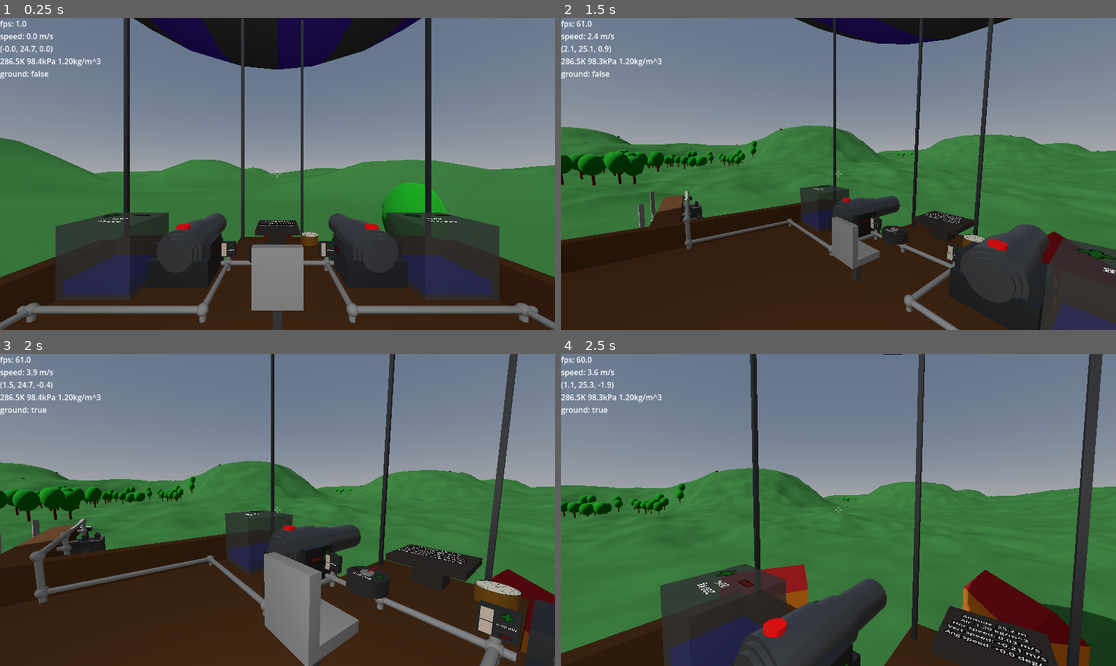
Above: before the commit, frames 1-4 (two rows, left to right).
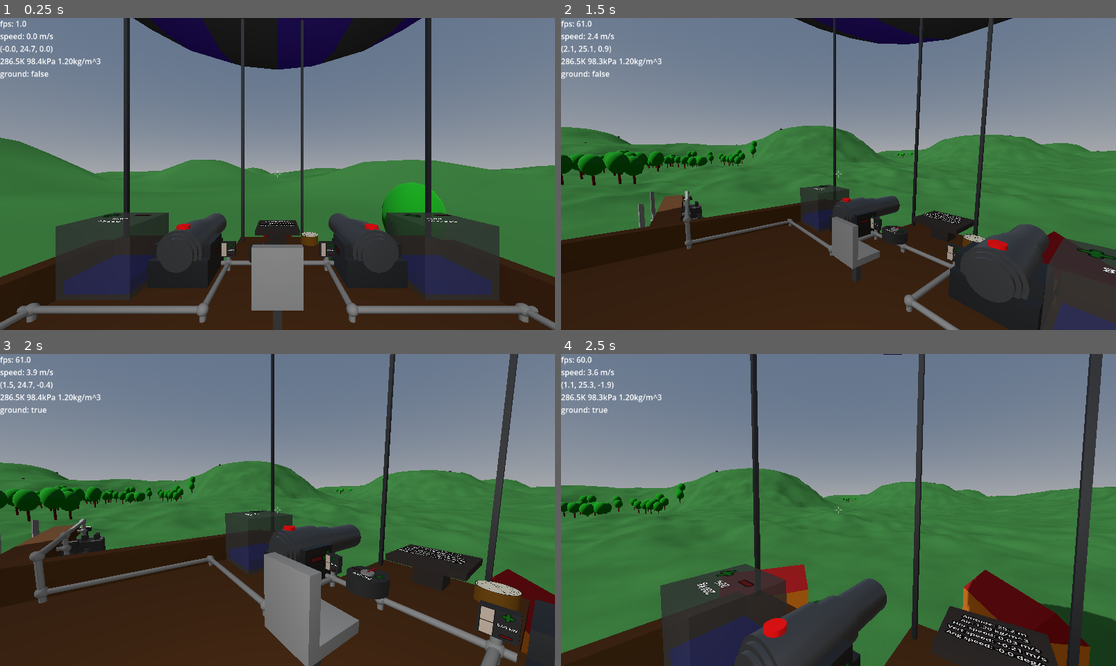
Above: after the commit, the same moments.

Repository: jmdejong/airships
Game: Godot game, scene res://scenes/world.tscn
The game is run twice, just before and just after one commit, with the same random seed, the same clock (stepped at 60 frames per second) and the same inputs.
Inputs (mouse positions are in pixels of both pictures, inside the frame that each line leads up to):
- Up to frame 1 (0.25 s): no input
- Up to frame 2 (1.5 s): move the mouse to (960, 158) at 0.52 s; hold D (right) 0.53-1.28 s; click (960, 158) at 0.6 s; move the mouse to (810, 174) at 1.27 s; hold W (forwards) from 1.28 s (still down); tap X (detach) at 1.35 s
- Up to frame 3 (2 s): keep holding W (forwards)
- Up to frame 4 (2.5 s): keep holding W (forwards); move the mouse to (849, 503) at 2.02 s; tap R (reel_in) at 2.1 s

Frame 1 is identical in both runs. In frame 2, 0.1% of the frame differs, in the area x 0-100%, y 0-100%; in frame 3, 0.8%; in frame 4, 0.5%.

Commit message:
fixed heli (sort of)

Diff:
--- a/scenes/ships/heli.tscn
+++ b/scenes/ships/heli.tscn
@@ -7,139 +7,143 @@
 [ext_resource type="PackedScene" uid="uid://b5dw13s3ysqsr" path="res://scenes/components/status_panel.tscn" id="5_8vjui"]
 [ext_resource type="PackedScene" uid="uid://cr366y43ta7n2" path="res://scenes/components/cable4m.tscn" id="6_2uvs7"]
 [ext_resource type="PackedScene" uid="uid://b222awqy5q2ev" path="res://scenes/components/wire_connect.tscn" id="7_ryf2q"]
+[ext_resource type="PackedScene" uid="uid://cjh526yhamjfg" path="res://scenes/components/life_anchor.tscn" id="7_s0jkg"]
 [ext_resource type="PackedScene" uid="uid://dg2lijml07p5x" path="res://scenes/components/wire_straight.tscn" id="8_gnvd4"]
 [ext_resource type="PackedScene" uid="uid://87gm1mtw3812" path="res://scenes/components/dial.tscn" id="9_gnvd4"]
 
-[node name="Heli" instance=ExtResource("1_rjgg3")]
+[node name="Heli" unique_id=1853105825 instance=ExtResource("1_rjgg3")]
 
-[node name="EngineHor" parent="Components" index="1" instance=ExtResource("3_8vjui")]
-transform = Transform3D(1.3113417e-07, -1, 0, 1, 1.3113417e-07, 0, 0, 0, 1, -1, 4.25, 1.5)
+[node name="EngineHor" parent="Components" index="1" unique_id=1544935973 instance=ExtResource("3_8vjui")]
+transform = Transform3D(1.3113417e-07, -1, 0, -4.371139e-08, -5.7320566e-15, 1, -1, -1.3113417e-07, -4.371139e-08, -1, 4.25, 2.5)
 power_channel = 1
 
-[node name="EngineHor2" parent="Components" index="2" instance=ExtResource("3_8vjui")]
-transform = Transform3D(1.3113417e-07, -1, 0, 1, 1.3113417e-07, 0, 0, 0, 1, -1, 4.25, -2.5)
+[node name="EngineHor2" parent="Components" index="2" unique_id=320025206 instance=ExtResource("3_8vjui")]
+transform = Transform3D(1.3113417e-07, -1, 0, -4.371139e-08, -5.7320566e-15, 1, -1, -1.3113417e-07, -4.371139e-08, -1, 4.25, -1.5)
 power_channel = 1
 
-[node name="EngineHor3" parent="Components" index="3" instance=ExtResource("3_8vjui")]
-transform = Transform3D(4.3711378e-08, 1, -8.74228e-08, 1, -4.3711378e-08, 7.6427436e-15, 3.82137e-15, -8.74228e-08, -1, 1, 4.25, -1.5)
+[node name="EngineHor3" parent="Components" index="3" unique_id=1769108174 instance=ExtResource("3_8vjui")]
+transform = Transform3D(4.3711378e-08, 1, -8.74228e-08, -4.3711392e-08, 8.74228e-08, 1, 1, -4.3711374e-08, 4.3711395e-08, 1, 4.25, -2.5)
 power_channel = 1
 
-[node name="EngineHor4" parent="Components" index="4" instance=ExtResource("3_8vjui")]
-transform = Transform3D(4.3711378e-08, 1, -8.74228e-08, 1, -4.3711378e-08, 7.6427436e-15, 3.82137e-15, -8.74228e-08, -1, 1, 4.25, 2.5)
+[node name="EngineHor4" parent="Components" index="4" unique_id=206506281 instance=ExtResource("3_8vjui")]
+transform = Transform3D(4.3711378e-08, 1, -8.74228e-08, -4.3711392e-08, 8.74228e-08, 1, 1, -4.3711374e-08, 4.3711395e-08, 1, 4.25, 1.5)
 power_channel = 1
 
-[node name="StatusPanel" parent="Components" index="5" instance=ExtResource("5_8vjui")]
-transform = Transform3D(1, 0, 0, 0, 1, 0, 0, 0, 1, -0.5, 0.5, -0.5)
+[node name="StatusPanel" parent="Components" index="5" unique_id=444742202 instance=ExtResource("5_8vjui")]
+transform = Transform3D(-4.371139e-08, 0, 1, 0, 1, 0, -1, 0, -4.371139e-08, -1.5, 0.5, 0.5)
 
-[node name="Frame" parent="Components" index="6" instance=ExtResource("4_2uvs7")]
+[node name="Frame" parent="Components" index="6" unique_id=1505122941 instance=ExtResource("4_2uvs7")]
 
-[node name="Floor" parent="Components/Frame" index="0" instance=ExtResource("2_2x7ye")]
+[node name="Floor" parent="Components/Frame" index="0" unique_id=1872707384 instance=ExtResource("2_2x7ye")]
 transform = Transform3D(1, 0, 0, 0, 1, 0, 0, 0, 1, -1.5, 0.5, -1.5)
 density = 100.0
 size = Vector3(3, 0.25, 3)
 mass_ = 450.0
 volume = 4.5
 
-[node name="WoodPanel4" parent="Components/Frame" index="1" instance=ExtResource("2_2x7ye")]
+[node name="WoodPanel4" parent="Components/Frame" index="1" unique_id=1631162809 instance=ExtResource("2_2x7ye")]
 transform = Transform3D(1, 0, 0, 0, 1, 0, 0, 0, 1, -1.5, 4.5, -1.5)
 density = 100.0
 size = Vector3(0.25, 0.25, 0.25)
 mass_ = 12.5
 volume = 0.125
 
-[node name="WoodPanel3" parent="Components/Frame" index="2" instance=ExtResource("2_2x7ye")]
+[node name="WoodPanel3" parent="Components/Frame" index="2" unique_id=2012194136 instance=ExtResource("2_2x7ye")]
 transform = Transform3D(1, 0, 0, 0, 1, 0, 0, 0, 1, 1.25, 4.5, -1.5)
 density = 100.0
 size = Vector3(0.25, 0.25, 0.25)
 mass_ = 12.5
 volume = 0.125
 
-[node name="WoodPanel2" parent="Components/Frame" index="3" instance=ExtResource("2_2x7ye")]
+[node name="WoodPanel2" parent="Components/Frame" index="3" unique_id=587718125 instance=ExtResource("2_2x7ye")]
 transform = Transform3D(1, 0, 0, 0, 1, 0, 0, 0, 1, 1.25, 4.5, 1.25)
 density = 100.0
 size = Vector3(0.25, 0.25, 0.25)
 mass_ = 12.5
 volume = 0.125
 
-[node name="WoodPanel" parent="Components/Frame" index="4" instance=ExtResource("2_2x7ye")]
+[node name="WoodPanel" parent="Components/Frame" index="4" unique_id=600333349 instance=ExtResource("2_2x7ye")]
 transform = Transform3D(1, 0, 0, 0, 1, 0, 0, 0, 1, -1.5, 4.5, 1.25)
 density = 100.0
 size = Vector3(0.25, 0.25, 0.25)
 mass_ = 12.5
 volume = 0.125
 
-[node name="Cable4m" parent="Components/Frame" index="5" instance=ExtResource("6_2uvs7")]
+[node name="Cable4m" parent="Components/Frame" index="5" unique_id=1847947803 instance=ExtResource("6_2uvs7")]
 transform = Transform3D(1, 0, 0, 0, 1, 0, 0, 0, 1, -1.5, 0.5, 1.25)
 
-[node name="Cable4m2" parent="Components/Frame" index="6" instance=ExtResource("6_2uvs7")]
+[node name="Cable4m2" parent="Components/Frame" index="6" unique_id=926719342 instance=ExtResource("6_2uvs7")]
 transform = Transform3D(1, 0, 0, 0, 1, 0, 0, 0, 1, 1.25, 0.5, 1.25)
 
-[node name="Cable4m3" parent="Components/Frame" index="7" instance=ExtResource("6_2uvs7")]
+[node name="Cable4m3" parent="Components/Frame" index="7" unique_id=1032368610 instance=ExtResource("6_2uvs7")]
 transform = Transform3D(1, 0, 0, 0, 1, 0, 0, 0, 1, 1.25, 0.5, -1.5)
 
-[node name="Cable4m4" parent="Components/Frame" index="8" instance=ExtResource("6_2uvs7")]
+[node name="Cable4m4" parent="Components/Frame" index="8" unique_id=377800220 instance=ExtResource("6_2uvs7")]
 transform = Transform3D(1, 0, 0, 0, 1, 0, 0, 0, 1, -1.5, 0.5, -1.5)
 
-[node name="Wiring" parent="Components" index="7" instance=ExtResource("4_2uvs7")]
+[node name="LifeAnchor" parent="Components/Frame" index="9" unique_id=145821459 instance=ExtResource("7_s0jkg")]
+transform = Transform3D(1, 0, 0, 0, 1, 0, 0, 0, 1, 1, 0.75, -0.25)
 
-[node name="WireConnect" parent="Components/Wiring" index="0" instance=ExtResource("7_ryf2q")]
+[node name="Wiring" parent="Components" index="7" unique_id=1381002552 instance=ExtResource("4_2uvs7")]
+
+[node name="WireConnect" parent="Components/Wiring" index="0" unique_id=1091286354 instance=ExtResource("7_ryf2q")]
 transform = Transform3D(1, 0, 0, 0, 1, 0, 0, 0, 1, 1.5, 4.5, 1.25)
 
-[node name="WireConnect2" parent="Components/Wiring" index="1" instance=ExtResource("7_ryf2q")]
+[node name="WireConnect2" parent="Components/Wiring" index="1" unique_id=1950035751 instance=ExtResource("7_ryf2q")]
 transform = Transform3D(1, 0, 0, 0, 1, 0, 0, 0, 1, -1.75, 4.5, 1.25)
 
-[node name="WireConnect3" parent="Components/Wiring" index="2" instance=ExtResource("7_ryf2q")]
+[node name="WireConnect3" parent="Components/Wiring" index="2" unique_id=1176006181 instance=ExtResource("7_ryf2q")]
 transform = Transform3D(1, 0, 0, 0, 1, 0, 0, 0, 1, -1.75, 4.5, -1.5)
 
-[node name="WireConnect4" parent="Components/Wiring" index="3" instance=ExtResource("7_ryf2q")]
+[node name="WireConnect4" parent="Components/Wiring" index="3" unique_id=1493905680 instance=ExtResource("7_ryf2q")]
 transform = Transform3D(1, 0, 0, 0, 1, 0, 0, 0, 1, 1.5, 4.5, -1.5)
 
-[node name="WireConnect5" parent="Components/Wiring" index="4" instance=ExtResource("7_ryf2q")]
+[node name="WireConnect5" parent="Components/Wiring" index="4" unique_id=1237905084 instance=ExtResource("7_ryf2q")]
 transform = Transform3D(1, 0, 0, 0, 1, 0, 0, 0, 1, 1.5, 4.5, 0)
 
-[node name="WireConnect6" parent="Components/Wiring" index="5" instance=ExtResource("7_ryf2q")]
+[node name="WireConnect6" parent="Components/Wiring" index="5" unique_id=6753020 instance=ExtResource("7_ryf2q")]
 transform = Transform3D(1, 0, 0, 0, 1, 0, 0, 0, 1, -1.75, 4.5, 0)
 
-[node name="WireConnect7" parent="Components/Wiring" index="6" instance=ExtResource("7_ryf2q")]
+[node name="WireConnect7" parent="Components/Wiring" index="6" unique_id=928546730 instance=ExtResource("7_ryf2q")]
 transform = Transform3D(1, 0, 0, 0, 1, 0, 0, 0, 1, -1.75, 1.25, 0)
 
-[node name="WireStraight" parent="Components/Wiring" index="7" instance=ExtResource("8_gnvd4")]
+[node name="WireStraight" parent="Components/Wiring" index="7" unique_id=957911519 instance=ExtResource("8_gnvd4")]
 transform = Transform3D(1, 0, 0, 0, 1, 0, 0, 0, 1, -1.5, 4.5, 0)
 length = 3.0
 mass_ = 4.71238898038469
 volume = 0.02356194490192345
 
-[node name="WireStraight3" parent="Components/Wiring" index="8" instance=ExtResource("8_gnvd4")]
+[node name="WireStraight3" parent="Components/Wiring" index="8" unique_id=191755894 instance=ExtResource("8_gnvd4")]
 transform = Transform3D(-4.371139e-08, 0, 1, 0, 1, 0, -1, 0, -4.371139e-08, -1.75, 4.5, 1.25)
 length = 1.0
 mass_ = 1.5707963267948968
-volume = 0.007853981633974483
+volume = 0.00785398163397448
 
-[node name="WireStraight4" parent="Components/Wiring" index="9" instance=ExtResource("8_gnvd4")]
+[node name="WireStraight4" parent="Components/Wiring" index="9" unique_id=1837761504 instance=ExtResource("8_gnvd4")]
 transform = Transform3D(-4.371139e-08, 0, 1, 0, 1, 0, -1, 0, -4.371139e-08, 1.5, 4.5, 1.25)
 length = 1.0
 mass_ = 1.5707963267948968
-volume = 0.007853981633974483
+volume = 0.00785398163397448
 
-[node name="WireStraight5" parent="Components/Wiring" index="10" instance=ExtResource("8_gnvd4")]
+[node name="WireStraight5" parent="Components/Wiring" index="10" unique_id=735577118 instance=ExtResource("8_gnvd4")]
 transform = Transform3D(-4.371139e-08, 0, 1, 0, 1, 0, -1, 0, -4.371139e-08, 1.5, 4.5, 0)
 length = 1.25
 mass_ = 1.9634954084936207
-volume = 0.009817477042468103
+volume = 0.0098174770424681
 
-[node name="WireStraight6" parent="Components/Wiring" index="11" instance=ExtResource("8_gnvd4")]
+[node name="WireStraight6" parent="Components/Wiring" index="11" unique_id=989643924 instance=ExtResource("8_gnvd4")]
 transform = Transform3D(-4.371139e-08, 0, 1, 0, 1, 0, -1, 0, -4.371139e-08, -1.75, 4.5, 0)
 length = 1.25
 mass_ = 1.9634954084936207
-volume = 0.009817477042468103
+volume = 0.0098174770424681
 
-[node name="WireStraight2" parent="Components/Wiring" index="12" instance=ExtResource("8_gnvd4")]
+[node name="WireStraight2" parent="Components/Wiring" index="12" unique_id=314826988 instance=ExtResource("8_gnvd4")]
 transform = Transform3D(-4.371139e-08, 1, 0, -1, -4.371139e-08, 0, 0, 0, 1, -1.75, 4.5, 0)
 length = 3.0
 mass_ = 4.71238898038469
 volume = 0.02356194490192345
 
-[node name="Dial" parent="Components/Wiring" index="13" instance=ExtResource("9_gnvd4")]
+[node name="Dial" parent="Components/Wiring" index="13" unique_id=2049202498 instance=ExtResource("9_gnvd4")]
 transform = Transform3D(-4.371139e-08, 1, 4.371139e-08, 0, -4.371139e-08, 1, 1, 4.371139e-08, 1.9106855e-15, -1.5, 1, 0)
 scale_degree = -2.0
 signal_channel = 1
Not shown: 1 places in scenes/ships/heli.tscn that only renumber resources
